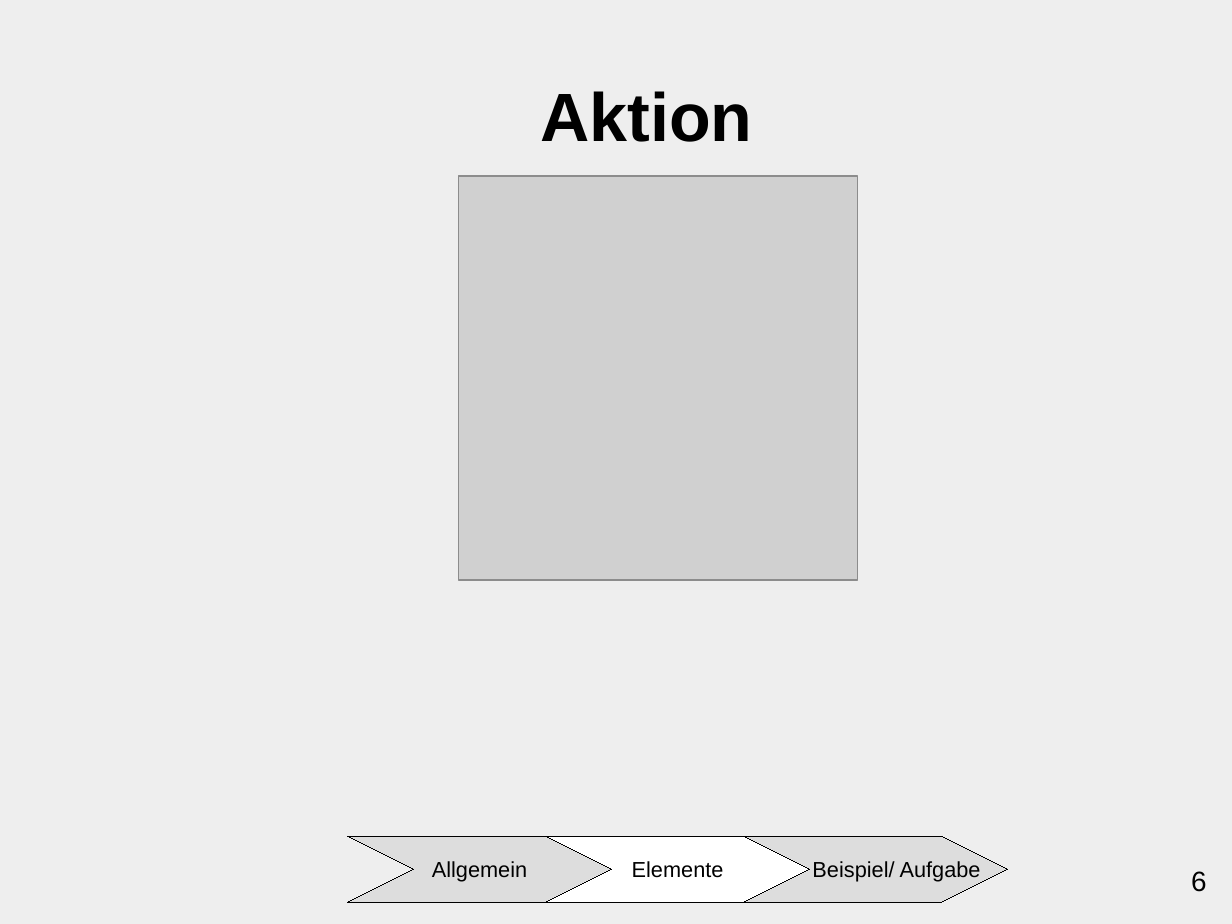
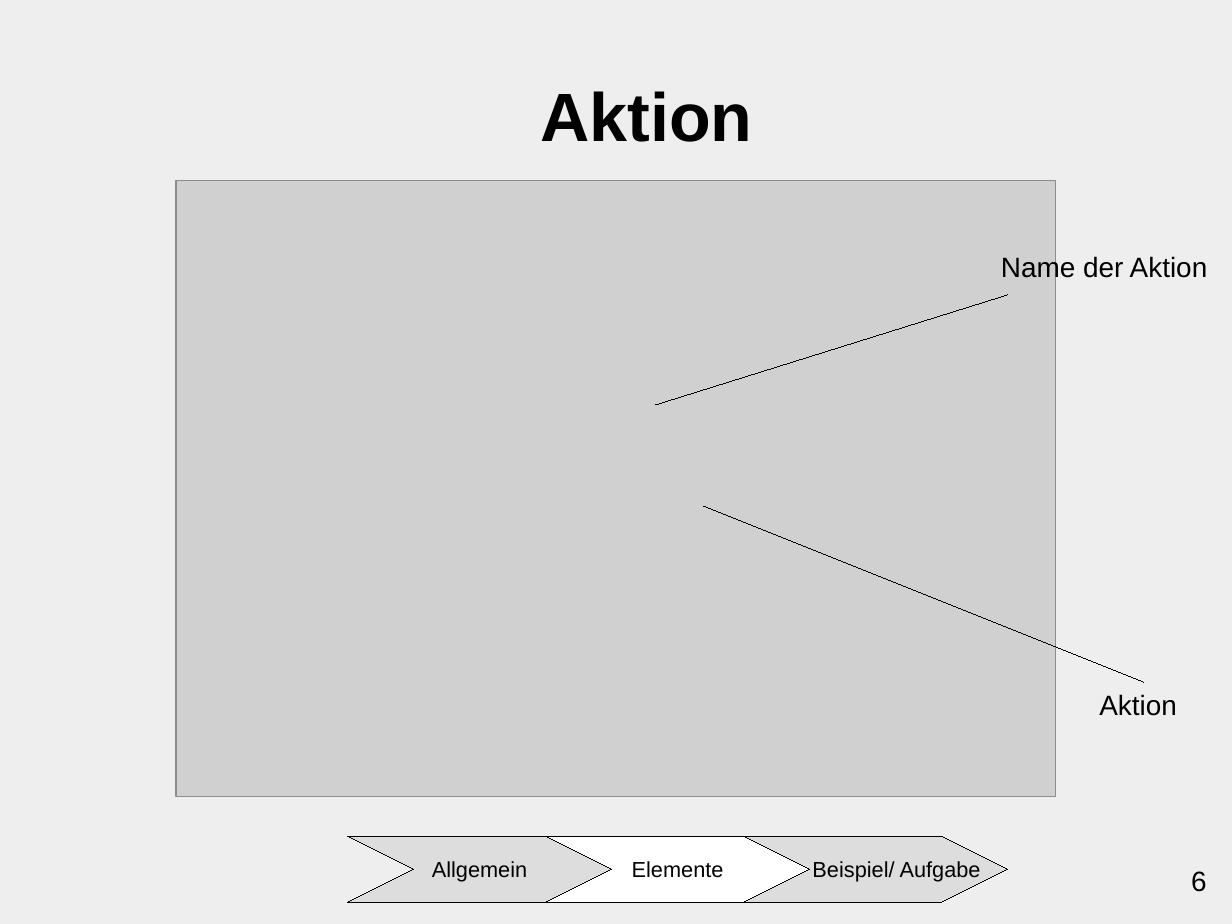
Before and after one commit to ChristianMarzianGithub/VortragAktivitaetsdiagramm, a slide deck: slide 6 of Präsentation Aktivitätsdiagramm/main/AktivitaetsdiagrammCM.odp. Drawn at 1232x924 pixels with LibreOffice and Linux fonts; fonts in the diff are those of the drawing; grey boxes stand for pictures. Boxes give left, top, right and bottom in pixels: in the first picture for what was removed or moved away, otherwise in the second. Text is boxed around its words. In the diff, an @@ line names an element or a change of style, - is before the commit and + after.

```diff
--- a/Präsentation Aktivitätsdiagramm/main/AktivitaetsdiagrammCM.odp
+++ b/Präsentation Aktivitätsdiagramm/main/AktivitaetsdiagrammCM.odp
@@ picture: place and size @@
-picture at <box>458,176,857,579</box>
+picture at <box>176,180,1055,796</box>
@@ text added at <box>1001,255,1208,282</box>, 18 pt, text #000000 @@
+Name der Aktion
@@ line added from (656, 405) to (1008, 295), #000000 0 pt @@
@@ line added from (1145, 682) to (704, 506), #000000 0 pt @@
@@ text added at <box>1099,694,1177,716</box>, 18 pt, text #000000 @@
+Aktion
```
Also in this commit, not shown: 11 other slides changed.
